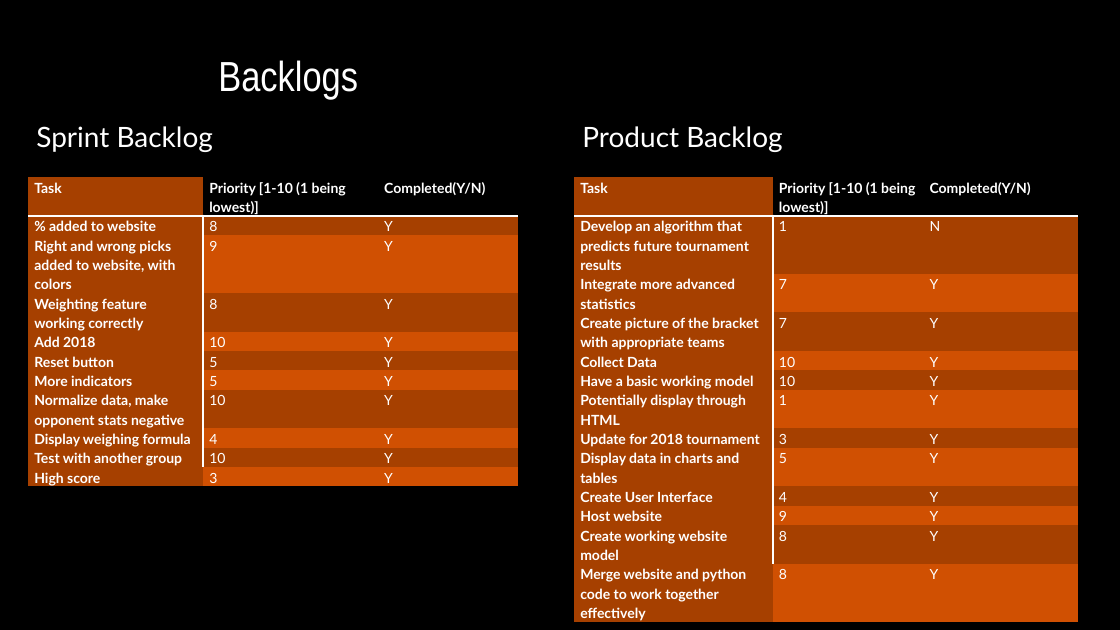
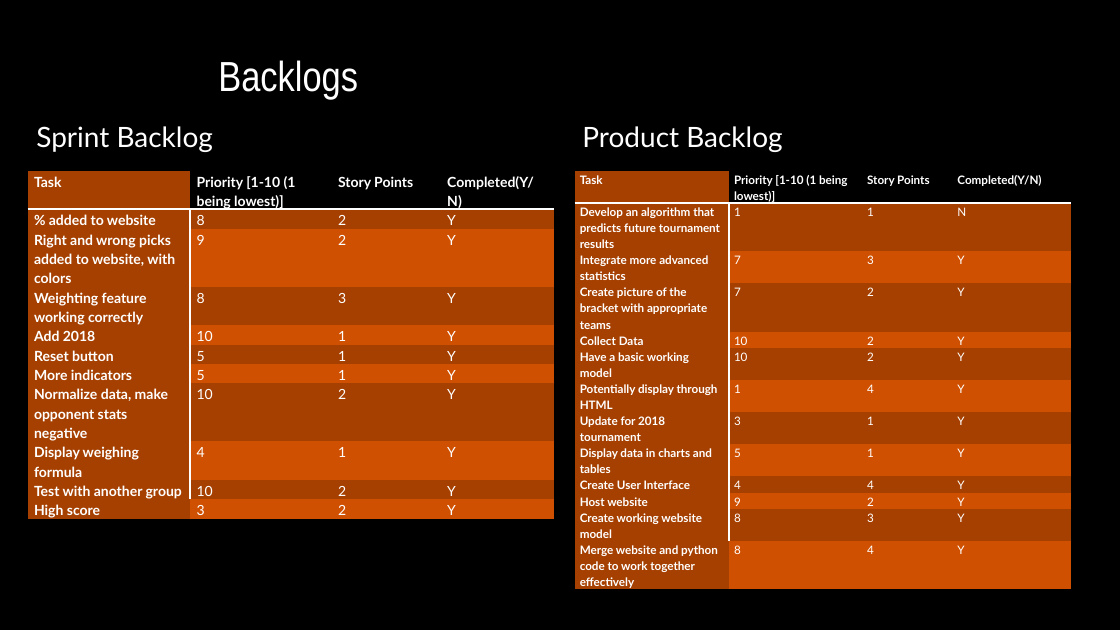
Before and after one commit to hattas/ncaa-bracket-predictor, a slide deck: slide 6 of documentation/sprint 4/Sprint 4 powerpoint.pptx (slide 7 before the commit). Drawn at 1120x630 pixels with LibreOffice and Linux fonts; fonts in the diff are those of the drawing; background and template pictures are left out. Boxes give left, top, right and bottom in pixels: in the first picture for what was removed or moved away, otherwise in the second. Text is boxed around its words. In the diff, an @@ line names an element or a change of style, - is before the commit and + after.

```diff
--- a/documentation/sprint 4/Sprint 4 powerpoint.pptx
+++ b/documentation/sprint 4/Sprint 4 powerpoint.pptx
@@ table at (28, 171, 554, 522) @@
+column 3: Story Points | 2 | 2 | 3 | 1 | 1 | 1 | 2 | 1 | 2 | 2
@@ table: place and size @@
-table at (28, 177, 518, 490)
+table at (28, 171, 554, 522)
@@ table at (575, 171, 1071, 592) @@
+column 3: Story Points | 1 | 3 | 2 | 2 | 2 | 4 | 1 | 1 | 4 | 2 | 3 | 4
@@ table: place and size @@
-table at (574, 177, 1077, 625)
+table at (575, 171, 1071, 592)
```
Also in this commit, not shown: 1 other slide changed, 1 slide added, 1 slide removed, 1 other file.
